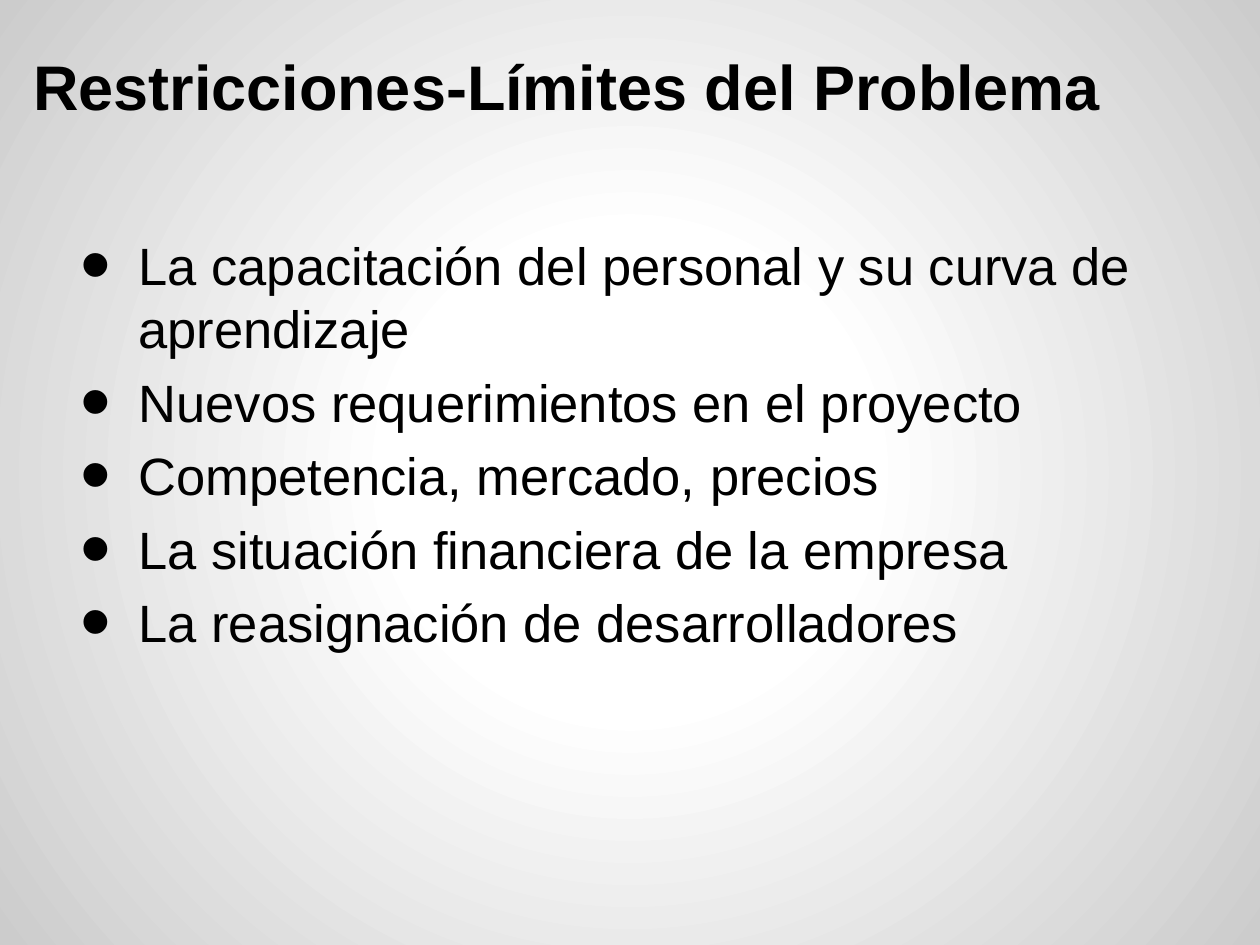
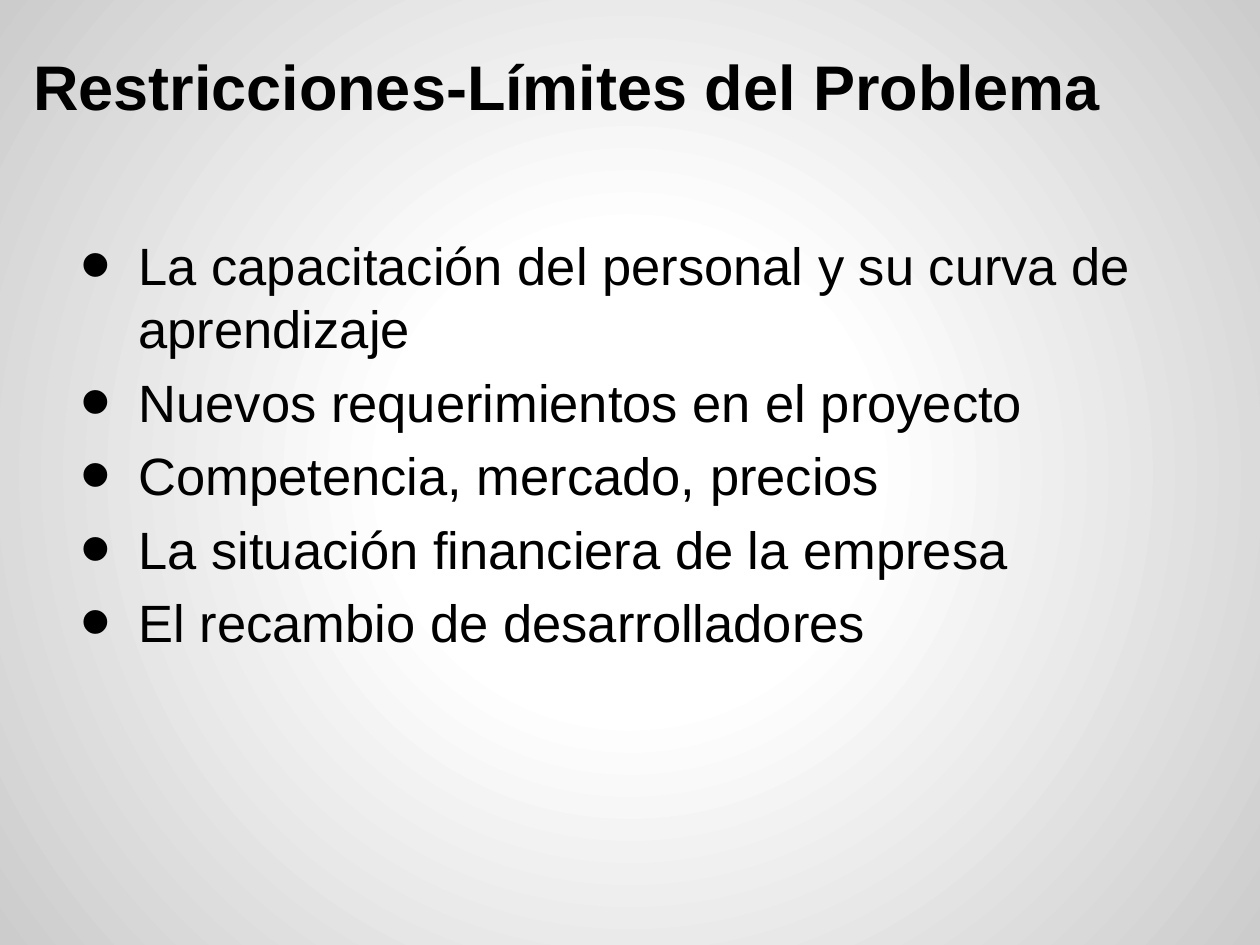
Before and after one commit to acrespo/Simulaciones, a slide deck: slide 5 of presentacion.pptx. Drawn at 1260x945 pixels with LibreOffice and Linux fonts; fonts in the diff are those of the drawing. Boxes give left, top, right and bottom in pixels: in the first picture for what was removed or moved away, otherwise in the second. Text is boxed around its words. In the diff, an @@ line names an element or a change of style, - is before the commit and + after.

```diff
--- a/presentacion.pptx
+++ b/presentacion.pptx
@@ text at (139,604,865,643): text changed @@
-• La reasignación de desarrolladores
+• El recambio de desarrolladores
```
Also in this commit, not shown: 12 other slides changed.
